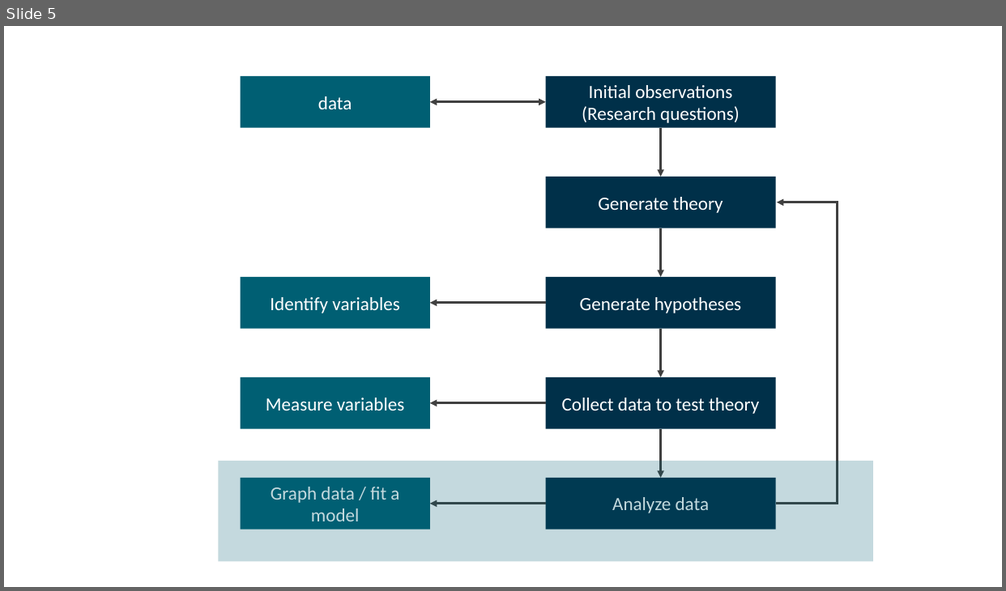
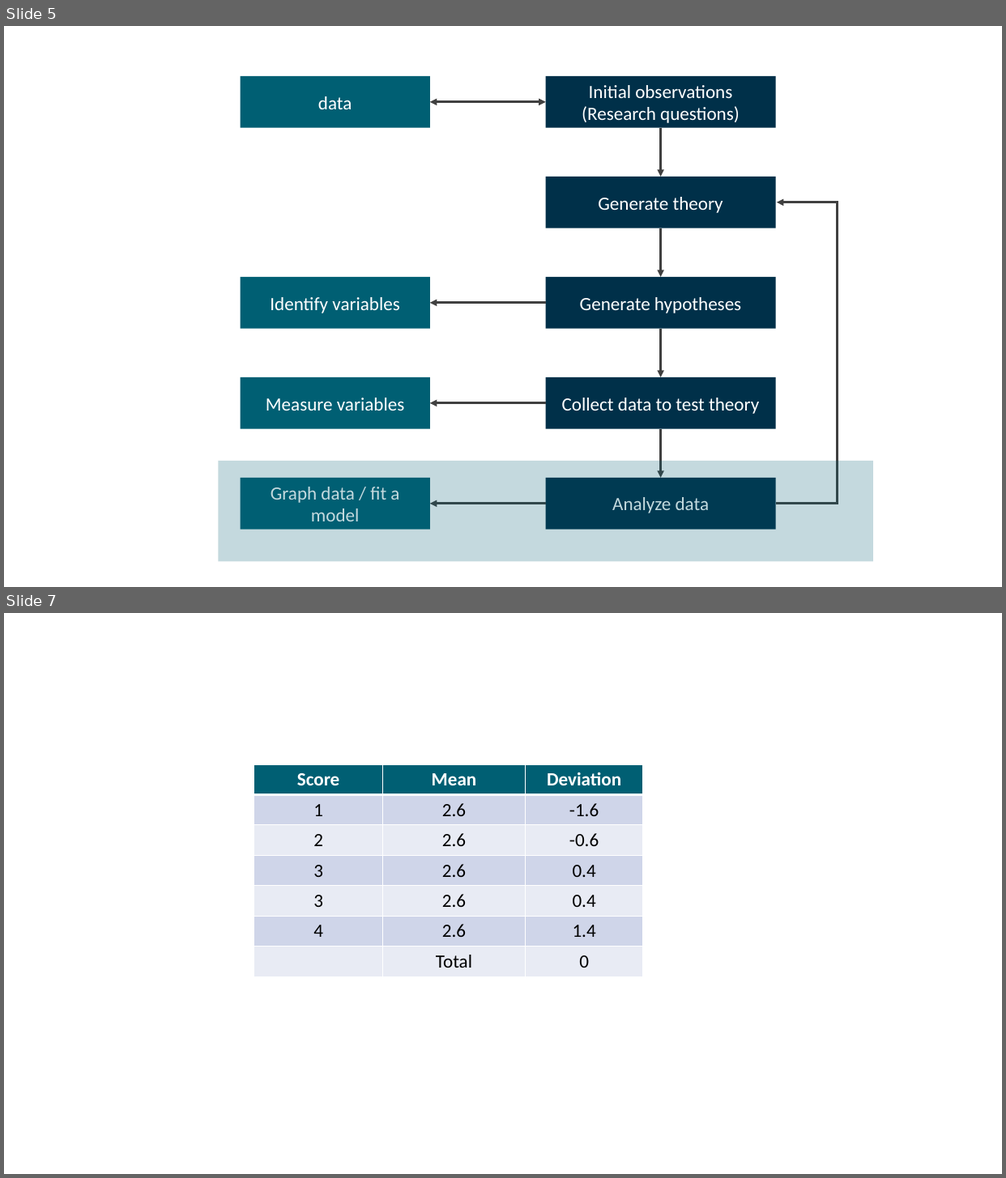
Before and after one commit to Econ-115a-Econometrics/econ115a-lectures, a slide deck: plot-diagram.pptx. Shown one above the other, each under a label of ours: slide 5 before the commit, slides 5 and 7 after it; the slides between them are not shown. The pictures are 1006x591 and 1006x1178 pixels, drawn with LibreOffice and Linux fonts; fonts in the diff are those of the drawing. Boxes give left, top, right and bottom in pixels: in the first picture for what was removed or moved away, otherwise in the second. Text is boxed around its words. In the diff, an @@ line names an element or a change of style, - is before the commit and + after.

```diff
--- a/plot-diagram.pptx
+++ b/plot-diagram.pptx
@@ slide 7 added at [4, 613, 1002, 1174], background #FFFFFF @@
@@ table added at [254, 764, 642, 977], 7 rows, 3 columns @@
+Score | Mean | Deviation
+1 | 2.6 | -1.6
+2 | 2.6 | -0.6
+3 | 2.6 | 0.4
+3 | 2.6 | 0.4
+4 | 2.6 | 1.4
+ | Total | 0
```
Also in this commit, not shown: 5 other slides added, 9 other files.
